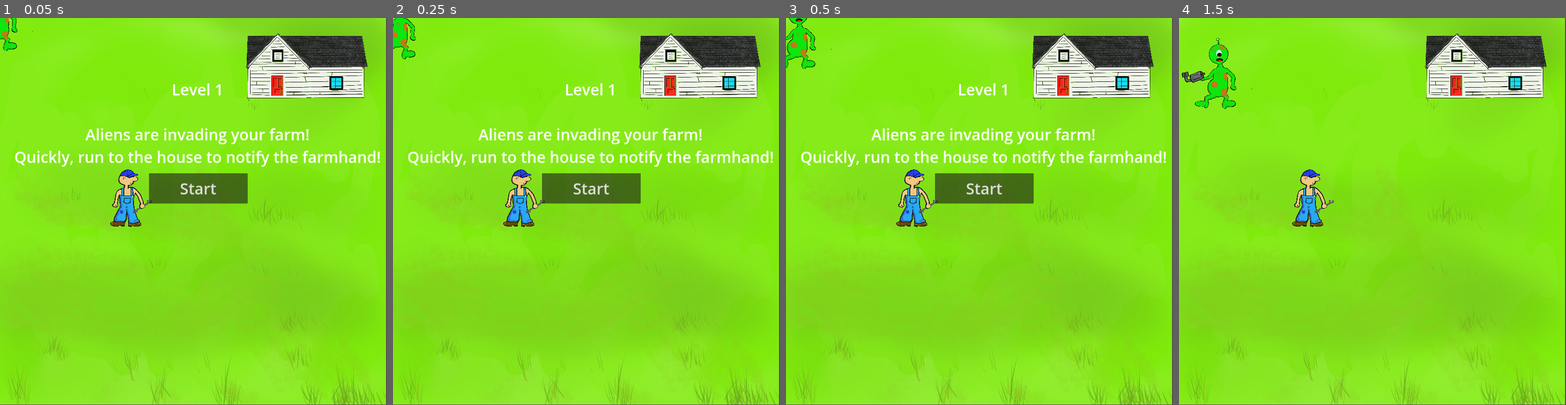
Above: before the commit, frames 1-4 (left to right).
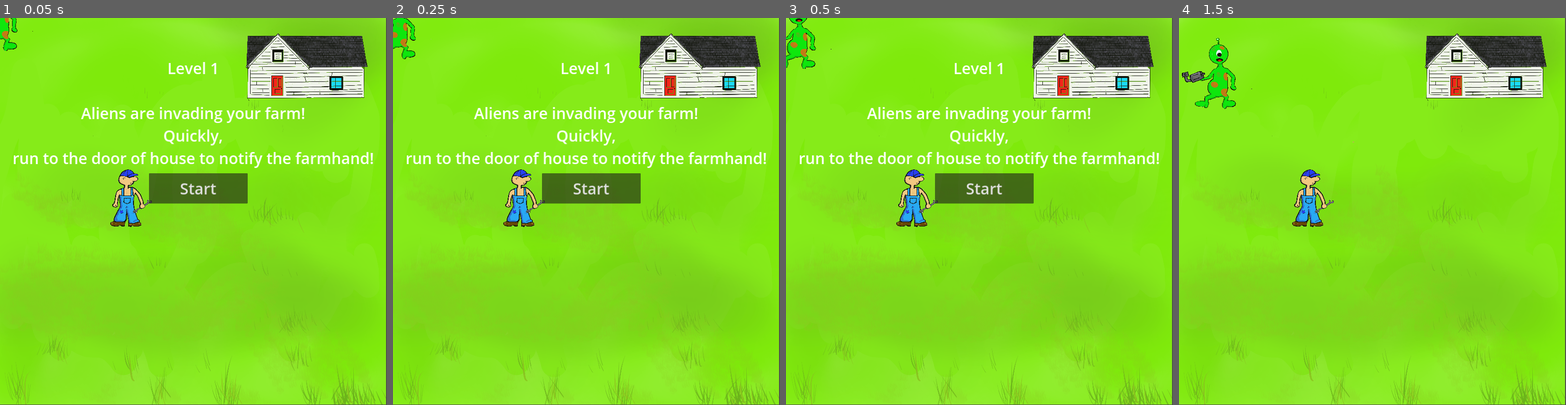
Above: after the commit, the same moments.

Repository: amychen108/crop-pocalypse
Game: Godot game, scene res://Level1.tscn
The game is run twice, just before and just after one commit, with the same random seed, the same clock (stepped at 60 frames per second) and the same inputs.
Inputs:
- Up to frame 1 (0.05 s): no input
- Up to frame 2 (0.25 s): no input
- Up to frame 3 (0.5 s): no input
- Up to frame 4 (1.5 s): click "Start" at 0.5 s; tap Enter (ui_accept) at 1.25 s; hold Right (ui_right) from 1.28 s (still down)

The runs differ from the first frame. In frame 1, 3.8% of the frame differs, in the area x 3-99%, y 11-39%; in frame 2, 3.8%; in frame 3, 3.8%; in frame 4, nothing differs.

Commit message:
hitbox change on house

Diff:
--- a/src/view/FarmHand.gd
+++ b/src/view/FarmHand.gd
@@ -3,12 +3,9 @@
 const SPEED = 300.0
 const JUMP_VELOCITY = -400.0
 
-# Get the gravity from the project settings to be synced with RigidBody nodes.
-var gravity = ProjectSettings.get_setting("physics/2d/default_gravity")
-
 # Called when the node enters the scene tree for the first time.
 func _ready():
-	print("hi") # Replace with function body.
+	pass # Replace with function body.
 
 # Called every frame. 'delta' is the elapsed time since the previous frame.
 func _process(delta):
--- a/src/view/Farmhouse.gd
+++ b/src/view/Farmhouse.gd
@@ -1,7 +1,9 @@
 extends Area2D
+var scene_tree
 
 # Called when the node enters the scene tree for the first time.
 func _ready():
+	scene_tree = get_tree()
 	pass
 
 # Called every frame. 'delta' is the elapsed time since the previous frame.
@@ -13,3 +15,4 @@
 	print("Entered body name:", node.name)
 	if node.name == "FarmHand2":
 		print("Farm touched the house")
+	get_tree().change_scene_to_file("res://Level2.tscn")
--- a/src/view/Level1.tscn
+++ b/src/view/Level1.tscn
@@ -9,7 +9,7 @@
 [ext_resource type="Script" path="res://TutorialHUD.gd" id="7_2prp8"]
 
 [sub_resource type="RectangleShape2D" id="RectangleShape2D_2kmhi"]
-size = Vector2(513, 289)
+size = Vector2(75, 100)
 
 [node name="Node2D" type="Node2D"]
 position = Vector2(0, -2)
@@ -28,7 +28,7 @@
 texture = ExtResource("4_sejto")
 
 [node name="CollisionShape2D" type="CollisionShape2D" parent="Farmhouse"]
-position = Vector2(1269.5, 202)
+position = Vector2(1144.5, 280)
 shape = SubResource("RectangleShape2D_2kmhi")
 
 [node name="FarmHand2" parent="." instance=ExtResource("5_u7kou")]
@@ -41,15 +41,16 @@
 script = ExtResource("7_2prp8")
 
 [node name="Label" type="Label" parent="TutorialHUD"]
-offset_left = 56.0
-offset_top = 250.0
-offset_right = 1578.0
-offset_bottom = 611.0
+offset_left = -83.0
+offset_top = 162.0
+offset_right = 1681.0
+offset_bottom = 614.0
 theme_override_font_sizes/font_size = 64
 text = "Level 1
 
 Aliens are invading your farm!
-Quickly, run to the house to notify the farmhand!"
+Quickly,
+run to the door of house to notify the farmhand!"
 horizontal_alignment = 1
 
 [node name="Button" type="Button" parent="TutorialHUD"]
